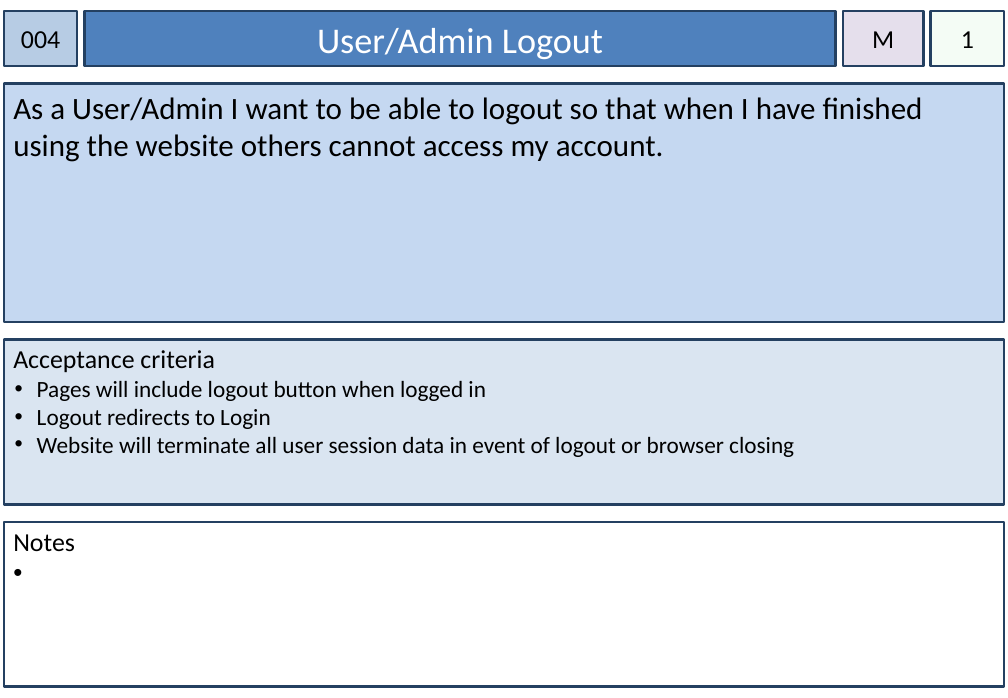
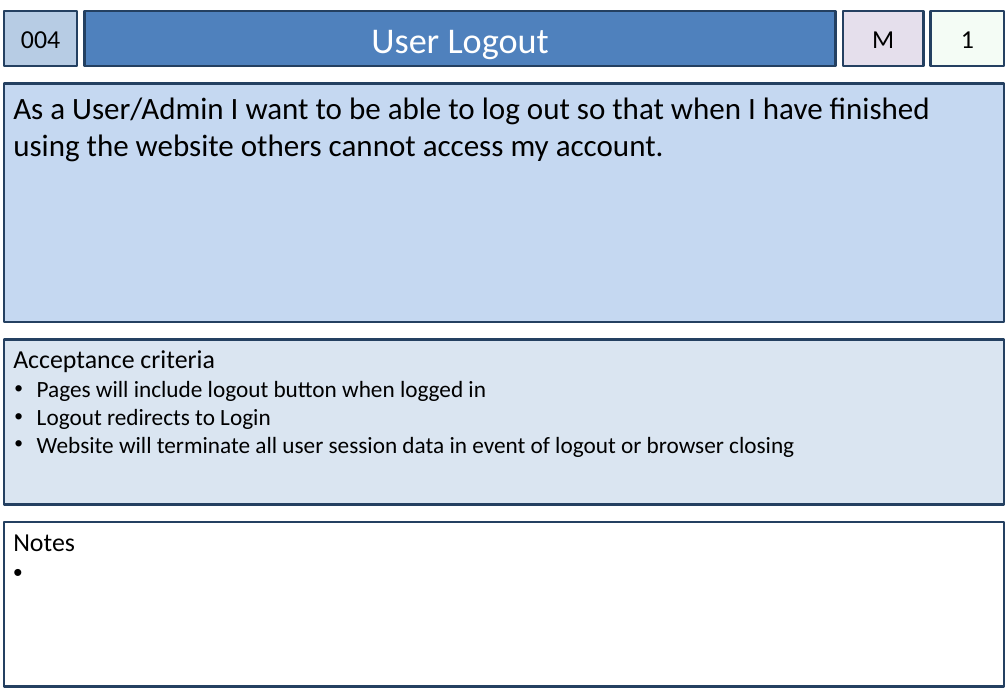
Before and after one commit to rickmccasker/IFB299, a slide deck: slide 6 of Documents/Story Cards.pptx. Drawn at 1008x698 pixels with LibreOffice and Linux fonts; fonts in the diff are those of the drawing. Boxes give left, top, right and bottom in pixels: in the first picture for what was removed or moved away, otherwise in the second. Text is boxed around its words. In the diff, an @@ line names an element or a change of style, - is before the commit and + after.

```diff
--- a/Documents/Story Cards.pptx
+++ b/Documents/Story Cards.pptx
@@ text in rectangle at box(371, 30, 549, 59): text changed @@
-User/Admin Logout
+User Logout
@@ text in rectangle at box(13, 97, 930, 162): spaces changed @@
-As a User/Admin I want to be able to logout so that when I have finished using the website others cannot access my account.
+As a User/Admin I want to be able to log out so that when I have finished using the website others cannot access my account.
```
Also in this commit, not shown: 15 other slides changed, 1 slide added, 22 other files.
